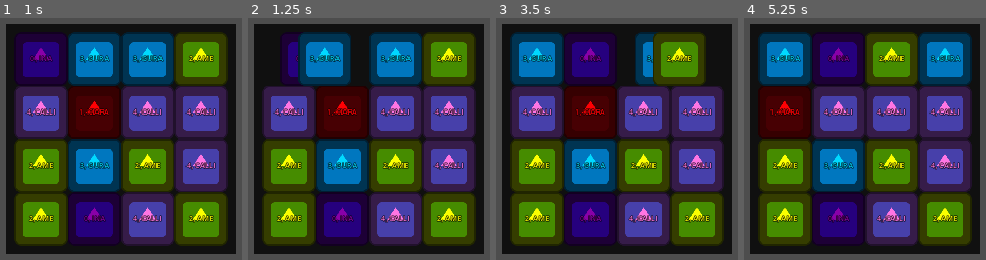
Above: before the commit, frames 1-4 (left to right).
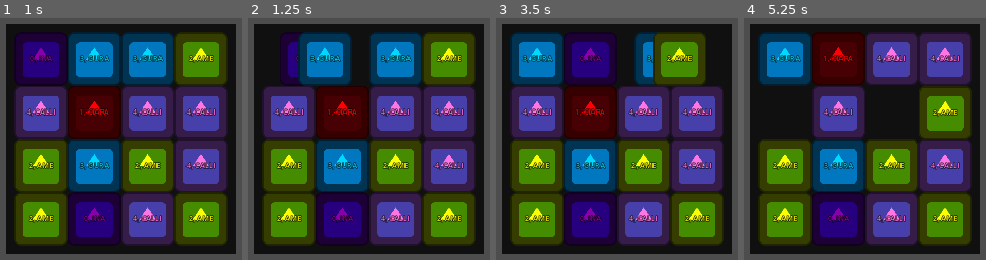
Above: after the commit, the same moments.

Repository: kuma-gee/holo-crush
Game: Godot game, scene res://src/game.tscn
Two runs of this game, one before a commit and one after it. Both use one fixed random seed, a clock stepped at 60 frames per second and the inputs below. The engine's default icon, where the game draws it, is replaced by a stand-in: a white triangle on a blue panel in a dark square.
Inputs (mouse positions are in pixels of both pictures, inside the frame that each line leads up to):
- Up to frame 1 (1 s): tap Enter at 0.5 s; drag from (41, 59) to (200, 39) at 0.52 s
- Up to frame 2 (1.25 s): no input
- Up to frame 3 (3.5 s): drag from (590, 59) to (575, 228) at 1.27 s; tap Space at 2 s; move the mouse to (643, 59) at 2.02 s; tap Alt at 2.1 s; click (643, 59) at 2.17 s; tap Enter at 2.75 s; drag from (696, 59) to (outside the picture) at 2.77 s
- Up to frame 4 (5.25 s): drag from (785, 112) to (906, 139) at 3.52 s; tap Space at 4.25 s; drag from (838, 112) to (744, 27) at 4.27 s; move the mouse to (891, 112) at 5.02 s; tap Alt at 5.1 s; click (891, 112) at 5.17 s

Frame 1 is identical in both runs. In frame 2, 0.2% of the frame differs, in the area x 16-43%, y 8-26%; in frame 3, 0.2%; in frame 4, 28%, in the area x 6-95%, y 5-50%.
Error after the commit: Error connecting to signal: during await. (res://src/grid/grid.gd:109)

Commit message:
add tests for collapse and matching

Diff:
--- a/godot/src/grid/data.gd
+++ b/godot/src/grid/data.gd
@@ -1,8 +1,9 @@
 class_name Data
 extends Node
 
-signal failed_move(pos, dir)
+signal invalid_move(pos, dir)
 signal moved(pos, dest)
+
 signal created()
 signal matched(pos)
 
@@ -10,13 +11,20 @@
 @export var height := 9
 @export var min_match := 3
 
-var _data: Array[Array] = []
+var _data: Array = []
+var _pieces: Array = []
 
 # Don't touch! Only for testing
-func set_data(d: Array[Array]):
+func set_data(d):
 	_data = d
 
 func create_data(pieces: Array):
+	_pieces = pieces
+	_create_new_empty()
+	refill_data()
+	created.emit()
+
+func _create_new_empty():
 	_data = []
 	_data.resize(height)
 
@@ -24,19 +32,17 @@
 		_data[y] = []
 		_data[y].resize(width)
 
+func refill_data():
+	for y in height:
 		for x in width:
-			var piece = pieces.pick_random()
+			var piece = _pieces.pick_random()
 			var loops = 0
 			_set_value(x, y, piece)
 
 			while get_matches(x, y).size() > 0 and loops < 100:
-				piece = pieces.pick_random()
+				piece = _pieces.pick_random()
 				loops += 1
 				_set_value(x, y, piece)
-
-	for x in _data:
-		print(x)
-	created.emit()
 
 func get_matches(x: int, y: int):
 	var piece = get_value(x, y)
@@ -78,7 +84,7 @@
 func _set_value(x: int, y: int, value):
 	_data[y][x] = value
 
-func _swap_value(p1: Vector2, p2: Vector2):
+func _swap_value(p1: Vector2i, p2: Vector2i):
 	var temp = get_value(p2.x, p2.y)
 	_set_value(p2.x, p2.y, get_value(p1.x, p1.y))
 	_set_value(p1.x, p1.y, temp)
@@ -91,17 +97,15 @@
 
 	var other = get_value(dest.x, dest.y)
 	if other == null:
-		failed_move.emit(pos, dest - pos)
+		invalid_move.emit(pos, dest - pos)
 		return
 
 	_swap_value(pos, dest)
-	_check_matches()
+	if not check_matches():
+		_swap_value(dest, pos)
 
-	print("------------------------")
-	for x in _data:
-		print(x)
-
-func _check_matches():
+func check_matches():
+	var has_matched = false
 	for y in height:
 		for x in width:
 			var matches = get_matches(x, y)
@@ -109,12 +113,21 @@
 				for m in matches:
 					_set_value(m.x, m.y, null)
 				matched.emit(matches)
+				has_matched = true
 
-func collapse_columns():
+	if has_matched:
+		_collapse_columns()
+
+	return has_matched
+
+func _collapse_columns():
 	for y in height:
 		for x in width:
 			if get_value(x, y) == null:
 				for yy in range(y-1, -1, -1):
 					if get_value(x, yy) != null:
 						_swap_value(Vector2(x, yy), Vector2(x, y))
+						var piece = _pieces.pick_random()
+						_set_value(x, yy, piece)
 						break
+	check_matches()
--- a/godot/src/grid/grid.gd
+++ b/godot/src/grid/grid.gd
@@ -18,6 +18,8 @@
 var matches = []
 var is_moving = false
 
+var queue = []
+
 # https://www.youtube.com/watch?v=YhykrMFHOV4&list=PL4vbr3u7UKWqwQlvwvgNcgDL1p_3hcNn2
 # https://medium.com/@thrivevolt/making-a-grid-inventory-system-with-godot-727efedb71f7
 
@@ -27,7 +29,7 @@
 	_init_slots()
 	data.created.connect(_create_pieces)
 	data.moved.connect(_moved)
-	data.failed_move.connect(_failed_move)
+	data.invalid_move.connect(_invalid_move)
 	data.matched.connect(_matched)
 
 	data.create_data(pieces)
@@ -68,9 +70,9 @@
 	get_tree().current_scene.add_child(piece)
 	slot.capture()
 
-func _failed_move(pos: Vector2i, dir: Vector2i):
+func _invalid_move(pos: Vector2i, dir: Vector2i):
 	var slot = _get_slot(pos)
-	slot.failed_move(dir)
+	slot.invalid_move(dir)
 
 func _moved(pos: Vector2i, dest: Vector2i):
 	moving.emit()
@@ -89,18 +91,19 @@
 	matches.append(pos)
 
 func _process_matched():
-#	var called = 0
-#	var finished = 0
-#	var check_done = func():
-#		finished += 1
-#		print("finished ", finished)
-#		if finished >= called:
-#			data.collapse_columns()
-#			print("done")
+	var called = 0
+	var finished = Signal()
+	var done = []
 
 	for matched in matches:
 		for p in matched:
 			var slot = _get_slot(p) as Slot
 			slot.matched()
-			#called += 1
-			#slot.match_done.connect(check_done)
+			called += 1
+			slot.match_done.connect(func():
+				done.append(slot.pos)
+				if done.size() >= called:
+					finished.emit()
+			)
+
+	await finished
--- a/godot/src/grid/slot.gd
+++ b/godot/src/grid/slot.gd
@@ -8,7 +8,7 @@
 var piece: Piece
 var pos: Vector2i
 
-func failed_move(dir: Vector2i):
+func invalid_move(dir: Vector2i):
 	piece.slight_move(dir)
 
 func move(other_slot: Slot):
--- a/godot/tests/DataTest.gd
+++ b/godot/tests/DataTest.gd
@@ -1,23 +1,33 @@
 extends UnitTest
 
 func before_each():
-	seed(0)
+	seed(100)
 
-func _create(width: int, height: int) -> Data:
+func _create(initial_data: Array) -> Data:
 	var data = autofree(Data.new())
+	var height = initial_data.size()
+	var width = initial_data[0].size()
+
+	var values = []
+	for i in initial_data:
+		for j in i:
+			if not j in values:
+				values.append(j)
+
+	data.create_data(values)
+	data.set_data(initial_data as Array[Array])
 	data.width = width
 	data.height = height
 	return data
 
 
 func test_matches():
-	var data = _create(4, 4)
-	data.set_data([
+	var data = _create([
 		[1, 1, 1, 0],
 		[0, 1, 2, 0],
 		[0, 2, 1, 1],
 		[0, 1, 0, 2]
-	] as Array[Array])
+	])
 
 	assert_eq_deep(data.get_matches(0, 0), [])
 	assert_eq_deep(data.get_matches(1, 0), [])
@@ -26,3 +36,57 @@
 	assert_eq_deep(data.get_matches(0, 1), [])
 	assert_eq_deep(data.get_matches(0, 2), [])
 	assert_contains_exact(data.get_matches(0, 3), [Vector2i(0, 1), Vector2i(0, 2), Vector2i(0, 3)])
+
+func test_refill():
+	var data = _create([
+		[1, 1, 1, 0],
+		[0, 1, 2, 0],
+		[0, 2, 1, 1],
+		[0, 1, 0, 2]
+	])
+
+	for _i in range(10):
+		data.refill_data()
+		assert_false(data.check_matches(), "Contains no matches")
+		assert_ne_deep(data._data, [
+			[1, 1, 1, 0],
+			[0, 1, 2, 0],
+			[0, 2, 1, 1],
+			[0, 1, 0, 2]
+		])
+
+
+func test_move_not_match():
+	var data = _create([
+		[1, 2, 1, 0],
+		[0, 1, 2, 0],
+		[0, 2, 1, 1],
+		[1, 0, 0, 2]
+	])
+
+	data.move(Vector2(0, 0), Vector2(1, 0))
+
+	assert_eq_deep(data._data, [
+		[1, 2, 1, 0],
+		[0, 1, 2, 0],
+		[0, 2, 1, 1],
+		[1, 0, 0, 2]
+	])
+
+
+func test_move_and_collapse():
+	var data = _create([
+		[1, 2, 1, 0],
+		[0, 1, 2, 0],
+		[0, 2, 1, 1],
+		[1, 0, 0, 2]
+	])
+
+	data.move(Vector2(1, 3), Vector2(0, 3))
+
+	assert_eq_deep(data._data, [
+		[0, 2, 1, 0],
+		[0, 1, 2, 0],
+		[1, 2, 1, 1],
+		[1, 1, 0, 2]
+	])
